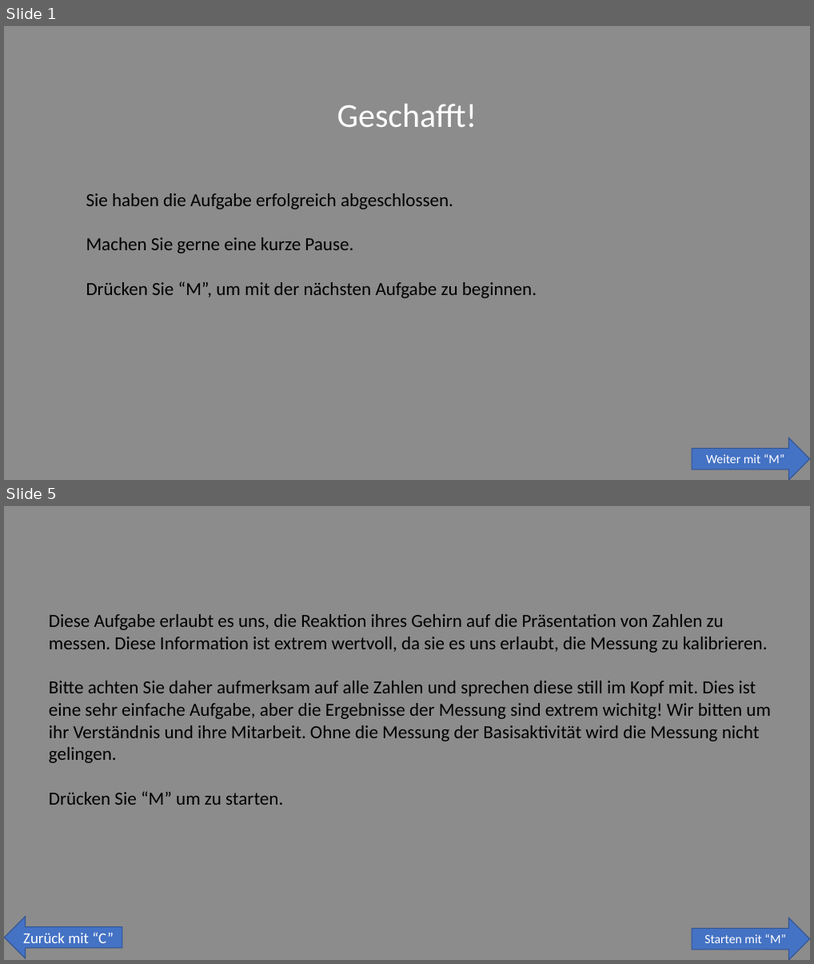
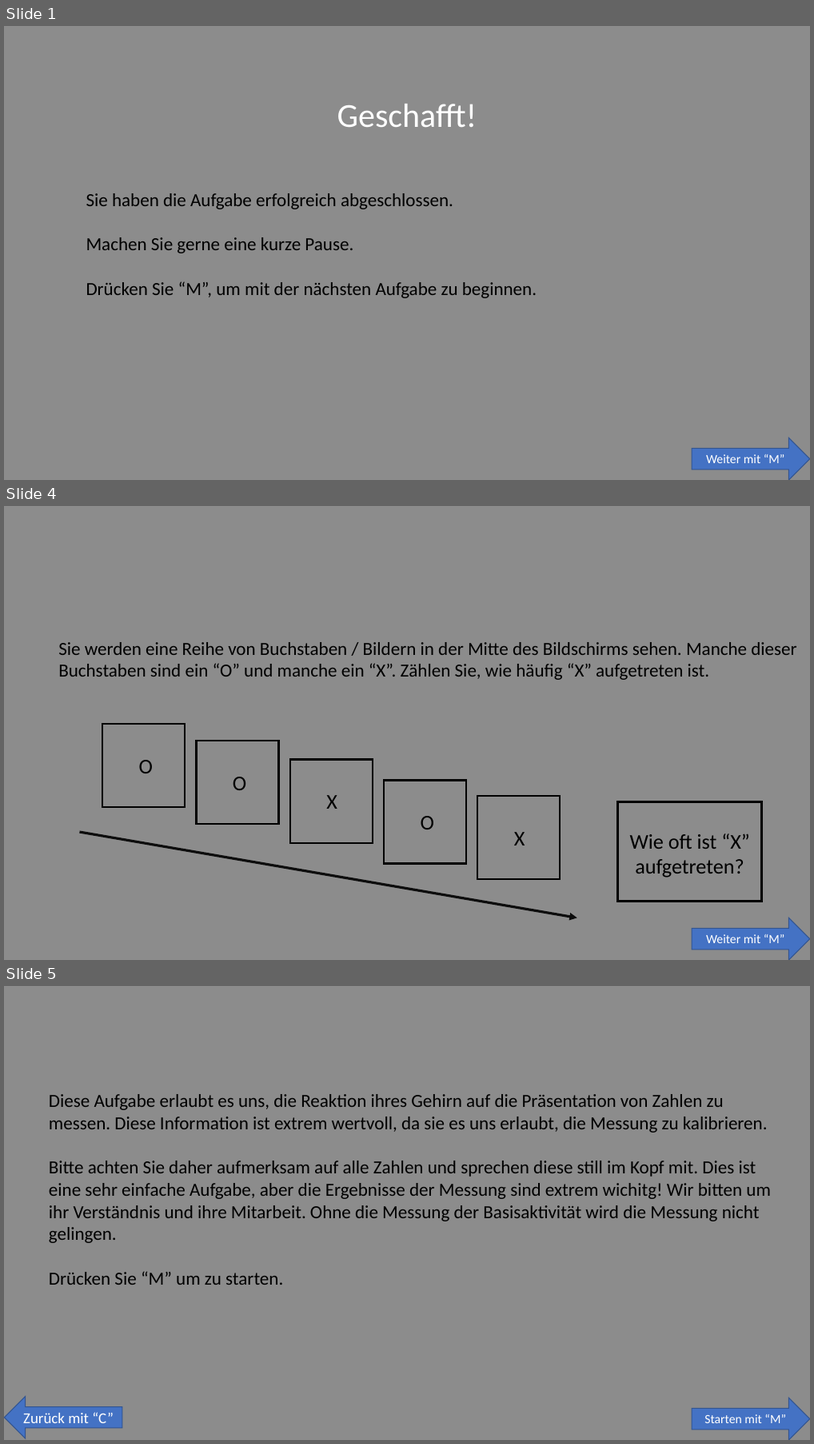
Before and after one commit to SLesche/oddball-task, a slide deck: instructions/instruction_slides.pptx. Shown one above the other, each under a label of ours: slides 1 and 5 before the commit, slides 1, 4 and 5 after it; the slides between them are not shown. The pictures are 814x964 and 814x1444 pixels, drawn with LibreOffice and Linux fonts; fonts in the diff are those of the drawing. Boxes give left, top, right and bottom in pixels: in the first picture for what was removed or moved away, otherwise in the second. Text is boxed around its words. In the diff, an @@ line names an element or a change of style, - is before the commit and + after.

```diff
--- a/instructions/instruction_slides.pptx
+++ b/instructions/instruction_slides.pptx
@@ slide 4 added at <box>4,506,810,960</box>, background #8C8C8C @@
@@ text added at <box>58,642,797,680</box>, 22 pt, text #000000 @@
+Sie werden eine Reihe von Buchstaben / Bildern in der Mitte des Bildschirms sehen. Manche dieser Buchstaben sind ein “O” und manche ein “X”. Zählen Sie, wie häufig “X” aufgetreten ist.
@@ rectangle added at <box>102,724,185,808</box>, outline #000000 2.25 pt @@
@@ rectangle added at <box>196,740,278,824</box>, outline #000000 2.25 pt @@
@@ text added at <box>139,760,153,773</box>, 25 pt, text #000000 @@
+O
@@ rectangle added at <box>290,760,373,843</box>, outline #000000 2.25 pt @@
@@ text added at <box>233,776,246,790</box>, 25 pt, text #000000 @@
+O
@@ rectangle added at <box>384,780,466,864</box>, outline #000000 2.25 pt @@
@@ text added at <box>326,795,338,808</box>, 25 pt, text #000000 @@
+X
@@ text added at <box>421,816,434,829</box>, 25 pt, text #000000 @@
+O
@@ rectangle added at <box>478,796,560,880</box>, outline #000000 2.25 pt @@
@@ rectangle added at <box>618,802,762,901</box>, outline #000000 2.25 pt @@
@@ arrow added from (80, 832) to (578, 917), #0D0D0D 3 pt @@
@@ text added at <box>514,832,526,845</box>, 25 pt, text #000000 @@
+X
@@ text added at <box>630,833,750,877</box>, 25 pt, text #000000 @@
+Wie oft ist “X” aufgetreten?
@@ right arrow added at <box>693,917,810,960</box>, fill #4472C4, outline #325491 1 pt, 15 pt, text #FFFFFF @@
+Weiter mit “M”
```
Also in this commit, not shown: 1 slide changed, 1 other slide added, 2 slides removed, 11 other files.
